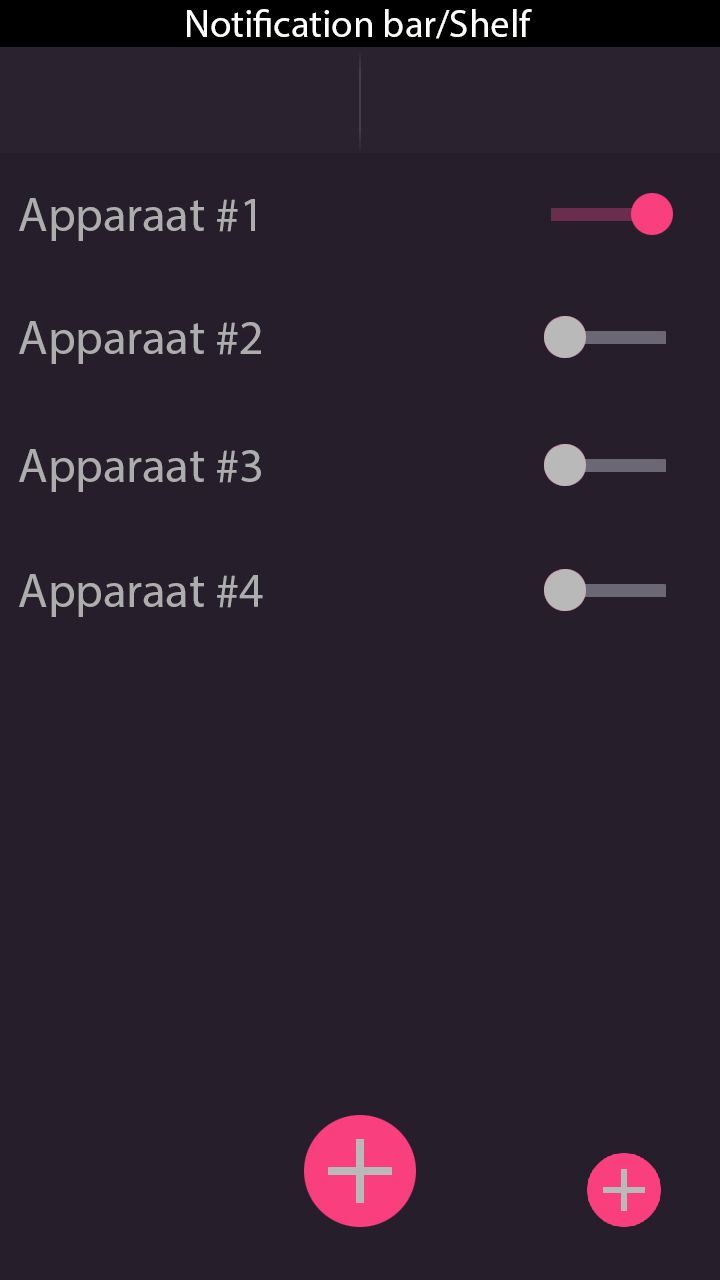
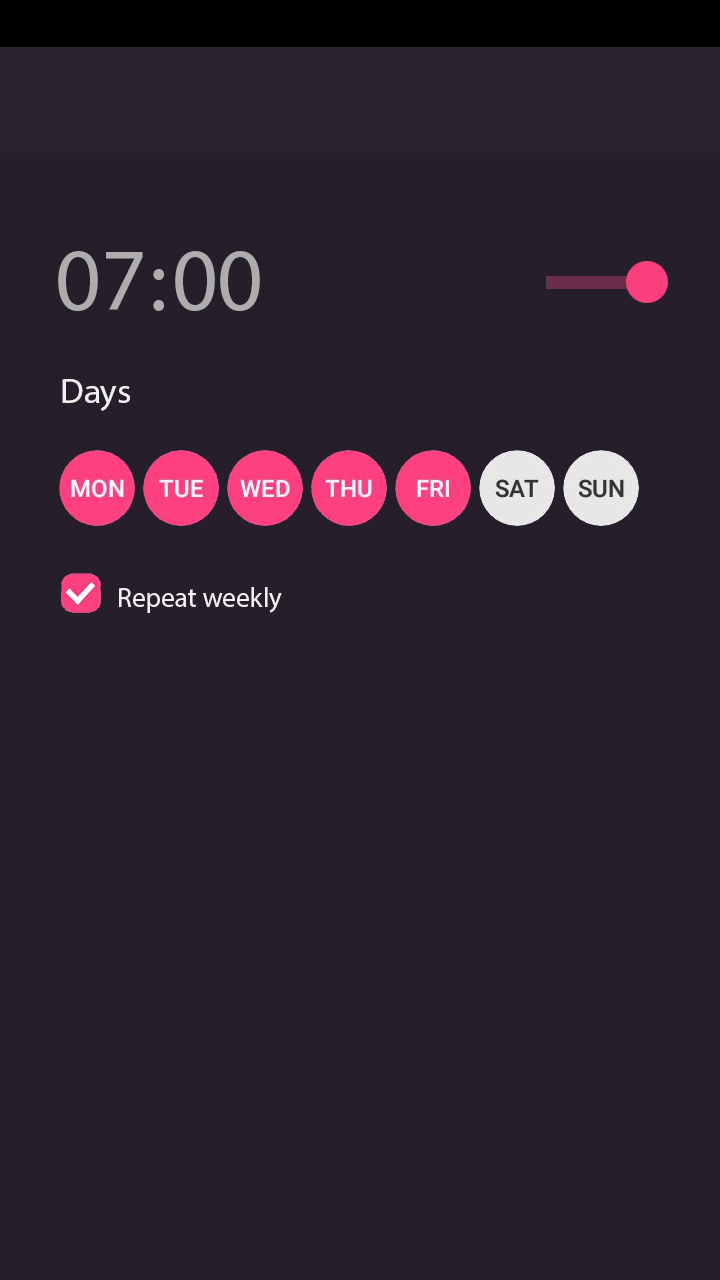
The second 720px x 1280px image is a revision of the first. Changes to its layers:
added group "Advanced Timer Settings" with 15 layers in group "Design" over 19, 9, 673, 1227
added group "background" (1st of 3, in "Design" › "Advanced Timer Settings") with 5 layers in group "Advanced Timer Settings" over 19, 9, 673, 1227
added layer "Layer 9" (1st of 3, in "Design" › "Advanced Timer Settings" › "background") (15%) in group "background" over 19, 9, 673, 1227
added group "Main" (1st of 3, in "Design" › "Advanced Timer Settings" › "background") with 1 layers in group "background" over 19, 9, 673, 1227
added layer "Window" (1st of 3, in "Design" › "Advanced Timer Settings" › "background" › "Main") in group "Main" over 19, 9, 673, 1227
added group "Timed" with 23 layers in group "Design" over 19, 9, 673, 1227
added group "background" (2nd of 3, in "Design" › "Timed") with 6 layers in group "Timed" over 19, 9, 673, 1227
added layer "Layer 9" (2nd of 3, in "Design" › "Timed" › "background") (15%) in group "background" over 19, 9, 673, 1227
added group "Main" (2nd of 3, in "Design" › "Timed" › "background") with 1 layers in group "background" over 19, 9, 673, 1227
added layer "Window" (2nd of 3, in "Design" › "Timed" › "background" › "Main") in group "Main" over 19, 9, 673, 1227
added group "Switch" (2nd of 2, in "Design") with 34 layers in group "Design" over 19, 9, 673, 1227
moved "Apparaten'" (3rd of 3, in "Design" › "Switch") into group "Switch" over 19, 193, 673, 617
added group "background" (3rd of 3, in "Design" › "Switch") with 6 layers in group "Switch" over 19, 9, 673, 1227
moved "Layer 9" (3rd of 3, in "Design" › "Switch" › "background") into group "background" over 19, 9, 673, 1227
moved "Main" (3rd of 3, in "Design" › "Switch" › "background") into group "background" over 19, 9, 673, 1227
…and 40 more changes (22 added, 12 moved_by, 3 painted, 1 removed, 4 stack)
